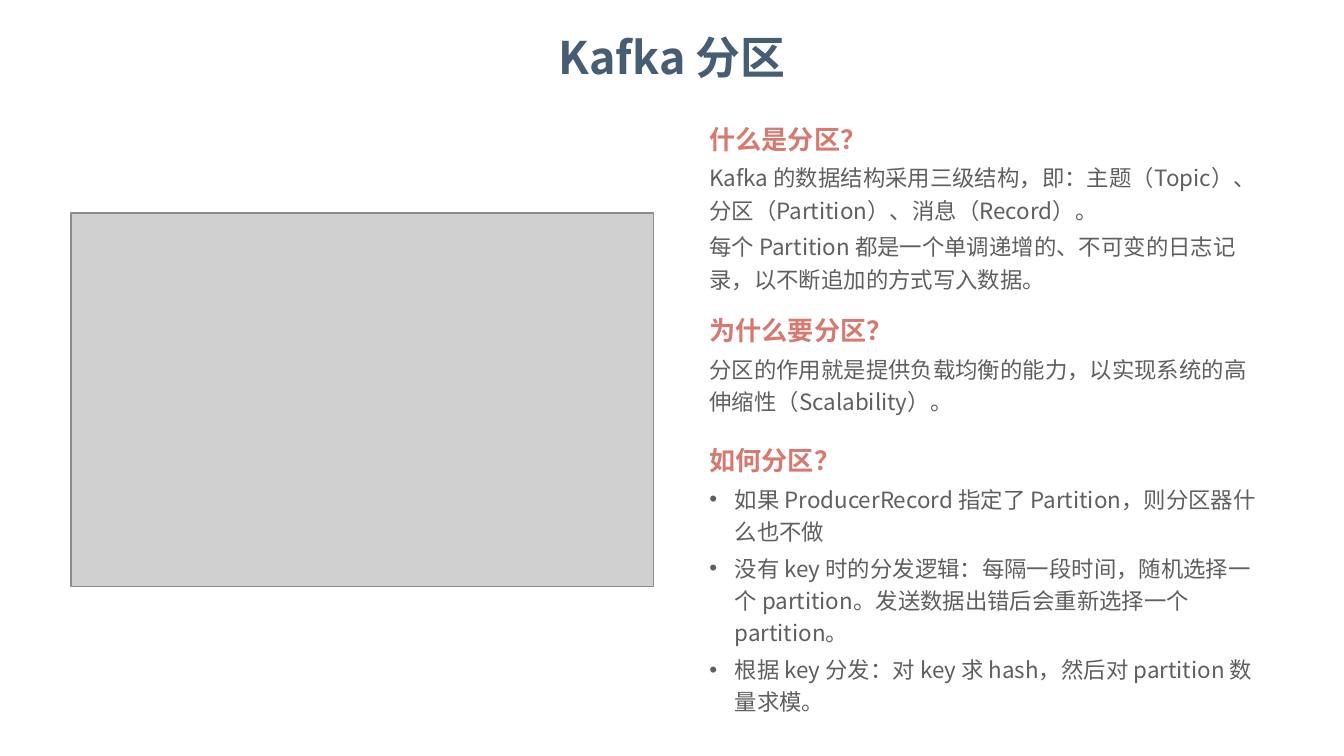
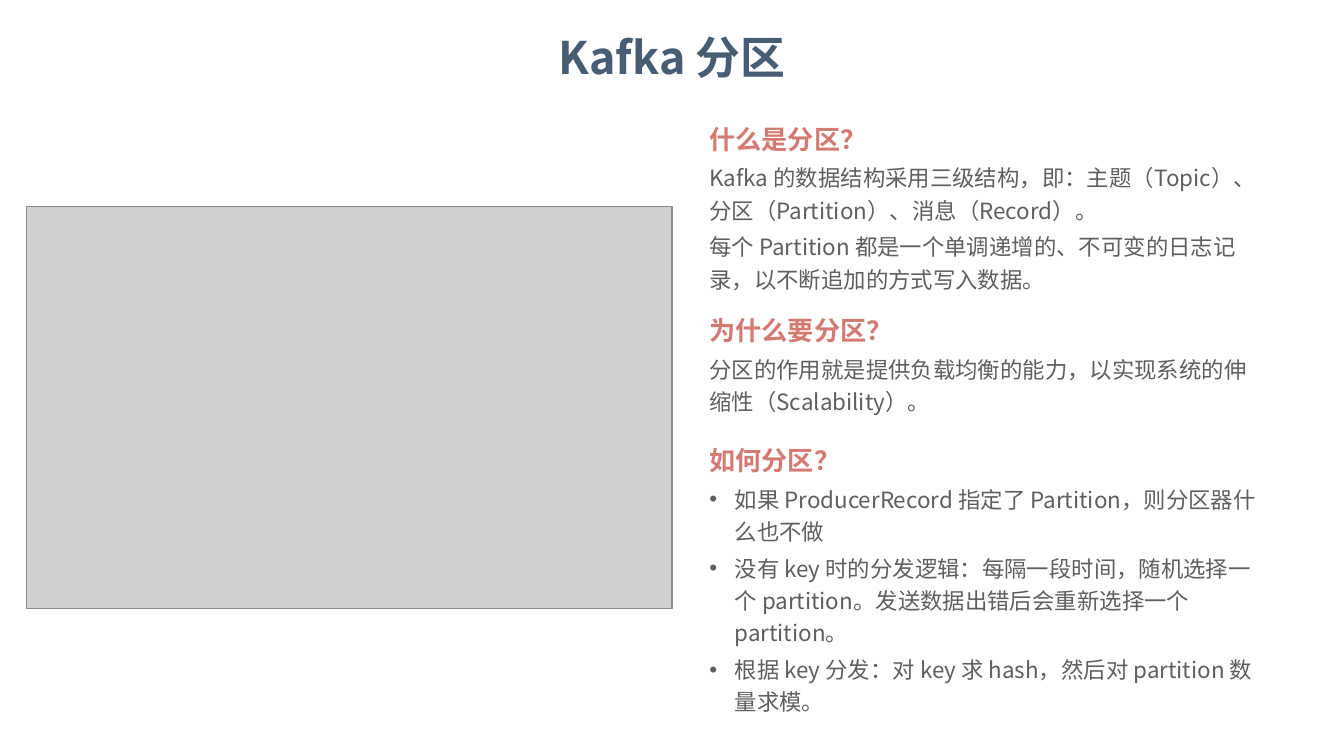
Before and after one commit to dunwu/bigdata-tutorial, a slide deck: slide 7 of assets/kafka/kafka.pptx (slide 6 before the commit). Drawn at 1344x756 pixels with LibreOffice and Linux fonts; fonts in the diff are those of the drawing; grey boxes stand for pictures; background and template pictures are left out. Boxes give left, top, right and bottom in pixels: in the first picture for what was removed or moved away, otherwise in the second. Text is boxed around its words. In the diff, an @@ line names an element or a change of style, - is before the commit and + after.

```diff
--- a/assets/kafka/kafka.pptx
+++ b/assets/kafka/kafka.pptx
@@ picture resized from (x1=71, y1=214, x2=653, y2=587) to (x1=27, y1=207, x2=672, y2=609) @@
@@ text at (x1=709, y1=359, x2=1246, y2=415): text changed @@
-分区的作用就是提供负载均衡的能力，以实现系统的高伸缩性（Scalability）。
+分区的作用就是提供负载均衡的能力，以实现系统的伸缩性（Scalability）。
```
Also in this commit, not shown: 7 other slides changed, 4 slides added, 2 slides removed, 7 other files.
